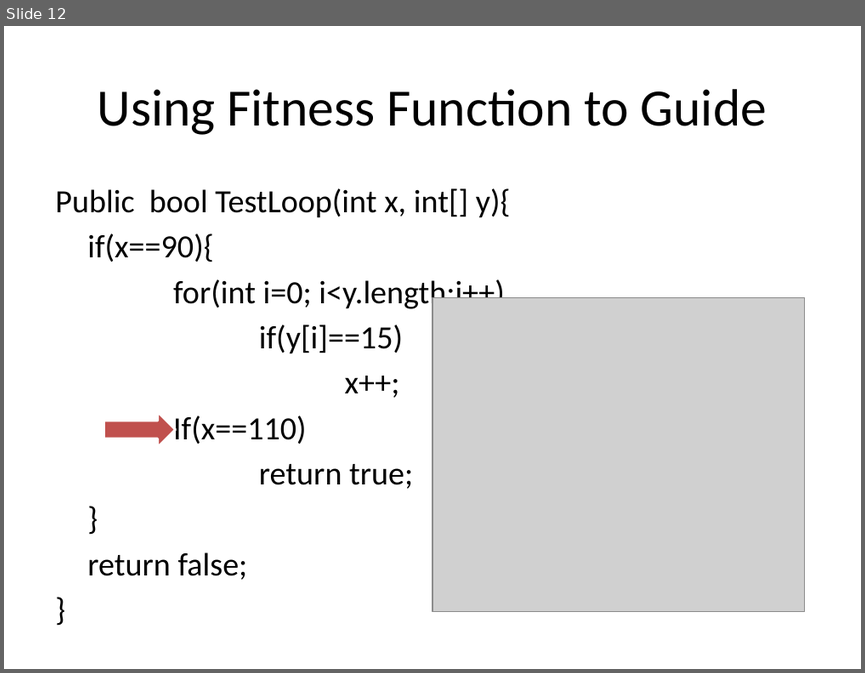
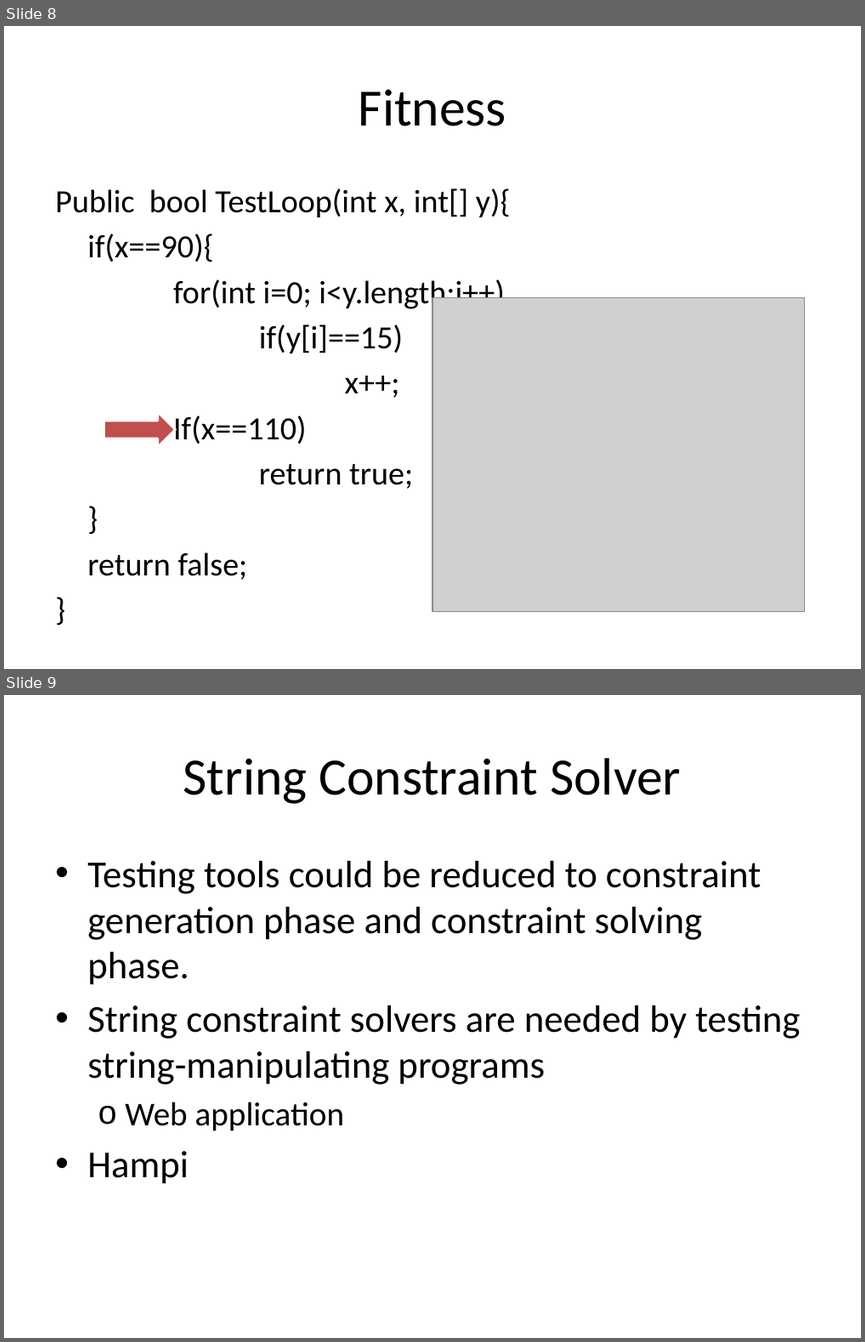
Before and after one commit to mentaman/cspat, a slide deck: Course/707 Theory of Computation/Fitness Guided Path Exploration in Automated Test Generation.pptx. Shown one above the other, each under a label of ours: slide 12 before the commit, slides 8 and 9 after it. The pictures are 865x673 and 865x1342 pixels, drawn with LibreOffice and Linux fonts; fonts in the diff are those of the drawing; grey boxes stand for pictures; background and template pictures are left out. Boxes give left, top, right and bottom in pixels: in the first picture for what was removed or moved away, otherwise in the second. Text is boxed around its words. In the diff, an @@ line names an element or a change of style, - is before the commit and + after.

```diff
--- a/Course/707 Theory of Computation/Fitness Guided Path Exploration in Automated Test Generation.pptx
+++ b/Course/707 Theory of Computation/Fitness Guided Path Exploration in Automated Test Generation.pptx
@@ slide 9 added at box(4, 695, 861, 1338), background picture (left out) @@
@@ title added at box(183, 758, 681, 804), 44 pt, text #000000 @@
+String Constraint Solver
@@ text added at box(87, 861, 800, 1184), 32 pt, text #000000 @@
+• Testing tools could be reduced to constraint generation phase and constraint solving phase.
+• String constraint solvers are needed by testing string-manipulating programs
+  o Web application
+• Hampi
@@ what was slide 12 is now slide 8 @@
@@ slide 8 changed as well @@
@@ title at box(358, 89, 506, 126): text changed @@
-Using Fitness Function to Guide
+Fitness
```
Also in this commit, not shown: 3 other slides changed, 2 other slides added, 5 slides removed.
